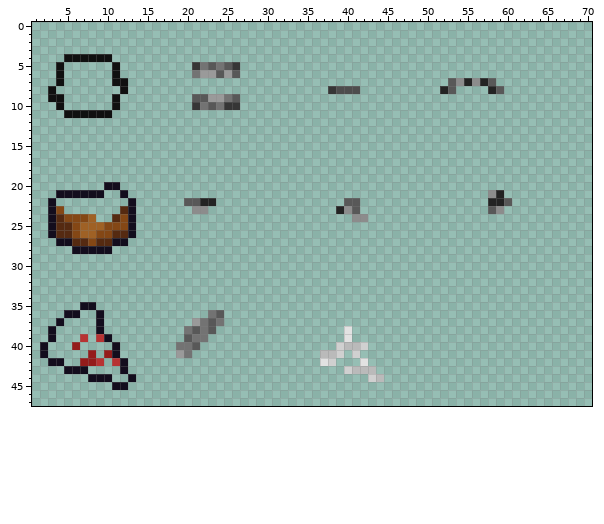
Two states of a sprite sheet, Entities/Industry/Kitchen/CustomFood.png. The picture above is the old version.
The file is 96x64 pixels. Colours within 5 levels of each other are drawn and written as one. Shown: x 1..70, y 0..47.
Once edited:
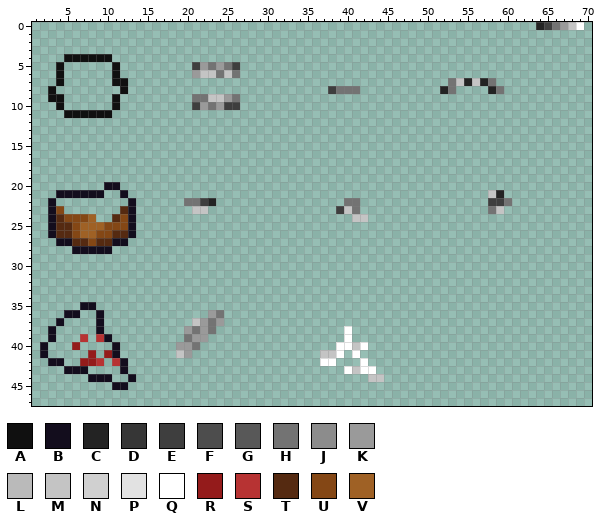
Palette (. is transparent): A #101010  B #130d1d  C #232323  D #363636  E #3e3e3e  F #4d4d4d  G #585858  H #737373  J #8c8c8c  K #9a9a9a  L #bababa  M #c4c4c4  N #d0d0d0  P #e2e2e2  Q #ffffff  R #941b1b  S #b73333  T #552a11  U #844715  V #9f6125
The exact change:
y 0: x 64..69 ...... -> CEHKMQ
y 5: x 21..26 DHGHGD -> EKHKHE
y 6: x 21..26 HKKGKG -> KMMHMH
y 7: x 53..54 GJ -> HM; x 56 J -> M; x 58 G -> H
y 8: x 38..41 DFFF -> EHHH; x 53 G -> H; x 59 G -> H
y 9: x 21..26 GGKKHG -> HHMMKH
y 10: x 21..26 DHGHDD -> EKHKEE
y 21: x 58 J -> M
y 22: x 20..22 GGC -> HHE; x 40..41 GG -> HH; x 58..60 CCG -> EEH
y 23: x 21..22 JJ -> MM; x 39..41 CJG -> EMH; x 58..59 GJ -> HM
y 24: x 41..42 JJ -> MM
y 36: x 23..24 HG -> KH
y 37: x 21..24 KHGH -> MKHK
y 38: x 20..23 HGHG -> KHKH; x 40 P -> Q
y 39: x 20..22 GHH -> HKK; x 40 P -> Q
y 40: x 19..21 HHG -> KKH; x 39..42 NLLN -> QQMQ
y 41: x 19..20 KH -> MK; x 37..39 LLN -> MMQ; x 41 N -> Q
y 42: x 37..38 PN -> QQ; x 42 P -> Q
y 43: x 40..43 NLLL -> QMQQ
y 44: x 43..44 NL -> MM
